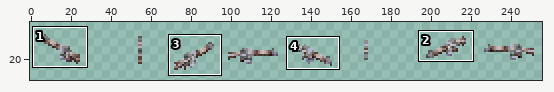
Two states of a sprite sheet, Resources/ballistic_weapons/rifle/Hand.png. The picture above shows the old version from afar; the outline marks the close-up.
Close-up. Before the edit:
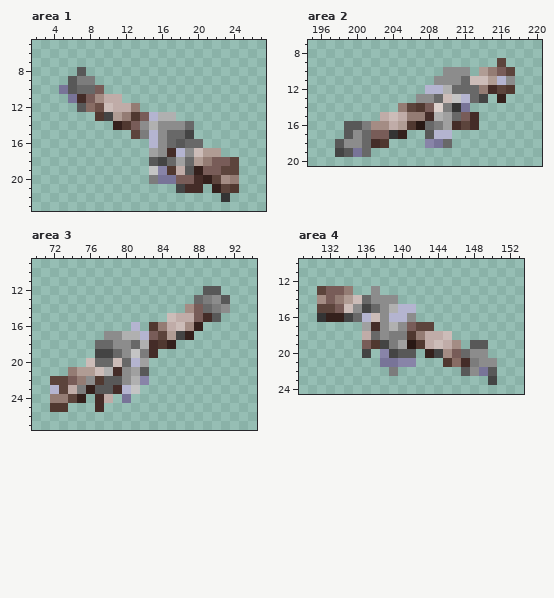
The file is 256x40 pixels. Shown: area 1: x 2..27, y 5..23; area 2: x 195..220, y 7..20; area 3: x 70..94, y 9..27; area 4: x 129..153, y 10..24. The wide view leaves out empty margins. The commit also changed other parts of the picture, which this record leaves out.
After:
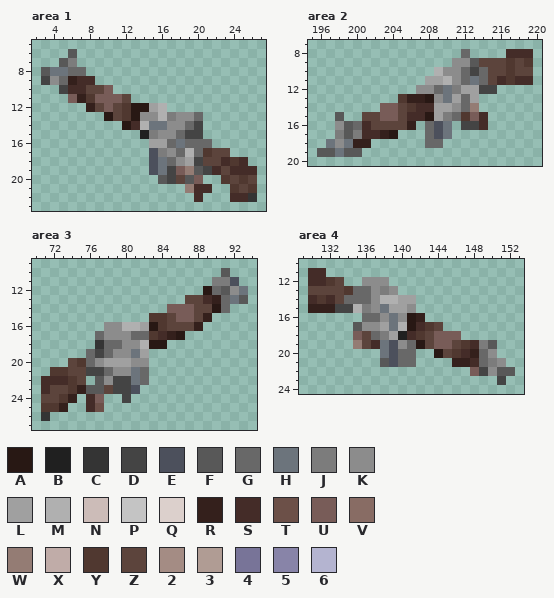
Palette (. is transparent): A #281814  B #202020  C #343434  D #444444  E #4c505c  F #585858  G #686868  H #6c747c  J #7c7c7c  K #8c8c8c  L #a0a0a0  M #b0b0b0  N #ccbcb8  P #c4c4c4  Q #dcd0cc  R #34201c  S #442c28  T #6c5048  U #785c58  V #886c64  W #947c74  X #c0aca8  Y #503830  Z #5c443c  2 #a48c84  3 #b09c94  4 #787498  5 #8884a8  6 #b4b4d0
The edit:
Changed rows in their new state; - is an unchanged pixel.
Area 1:
first column x 3:
 6 ---F--------------------
 7 --FJ--------------------
 8 FHHGG-------------------
 9 DKGRSS------------------
10 --DSSZZU----------------
11 ---URYUUUZ--------------
12 ----.RZUZYAALM----------
13 ------.AZYAKK-JKKG------
14 --------.ASMHH---D------
15 ----------.BJ-K--D------
16 ------------LL-H--G-----
17 ------------EJKGMGYZZ---
18 ------------EH-KLDZZSYS-
19 ------------EHDUWFDS-SSS
20 ------------.FDZFU..YZYZ
21 ---------------.W-S..-ZY
22 -----------------S--.SSC
Area 2:
first column x 196:
 8 ----------------G----SSS
 9 ---------------KKFZZ-YZY
10 -------------M--GDGZZYZZ
11 ------------LLM--HGZSYSS
12 -----------KKGHJLLDD..--
13 ---------YRRAKHLGL.-.---
14 -------UUZYSSLLKGW------
15 --F--ZZUUZSSALJ-YUS-----
16 --K-GSZZZZR.-EH.DDS-----
17 --J-JSSRA.--GEH---------
18 -HKHRR..----GG.---------
19 FFH-F.------------------
Area 3:
first column x 71:
10 --------------------F--
11 -------------------JJE-
12 ------------------AGFKH
13 ----------------ZZSRGHF
14 --------------UUUZZAG--
15 ------------YYZUUZR.---
16 -------KKMMLAYZZZ------
17 ------G--KGGYSRA.------
18 ------C-G-K-AA.--------
19 -----G-GK-HL.----------
20 ---ZYGKLLLKK-----------
21 -YYZZDDGK-HG-----------
22 SSSYZ.FKDDHG-----------
23 SZ-YRF-ZDDE------------
24 ZZYR.SU.-D-------------
25 Y-R--ST----------------
26 C----------------------
Area 4:
first column x 130:
11 SS---------------------
12 SSYZ--KKK--------------
13 Z-ZZYGG-JK-------------
14 SYSZGG--MMLL-----------
15 RRRDDMJKHLLK-----------
16 -.....GG-HKAR----------
17 -----FKKLHMASYZ--------
18 -----UZ-JLBSYZUUU------
19 -----WZSHEKGAZUUZYSJF--
20 ------.-HEGG-.AZYSRGK--
21 --------FEGG---.RRSGJK-
22 ---------.-------.UDKFF
23 --------------------.D-
Boxes around the changes in both close-ups, in picture pixels (x1, y1, x2, y2):
changed: (41, 49, 257, 202)
changed: (317, 49, 533, 157)
changed: (41, 268, 248, 421)
changed: (308, 268, 515, 385)
